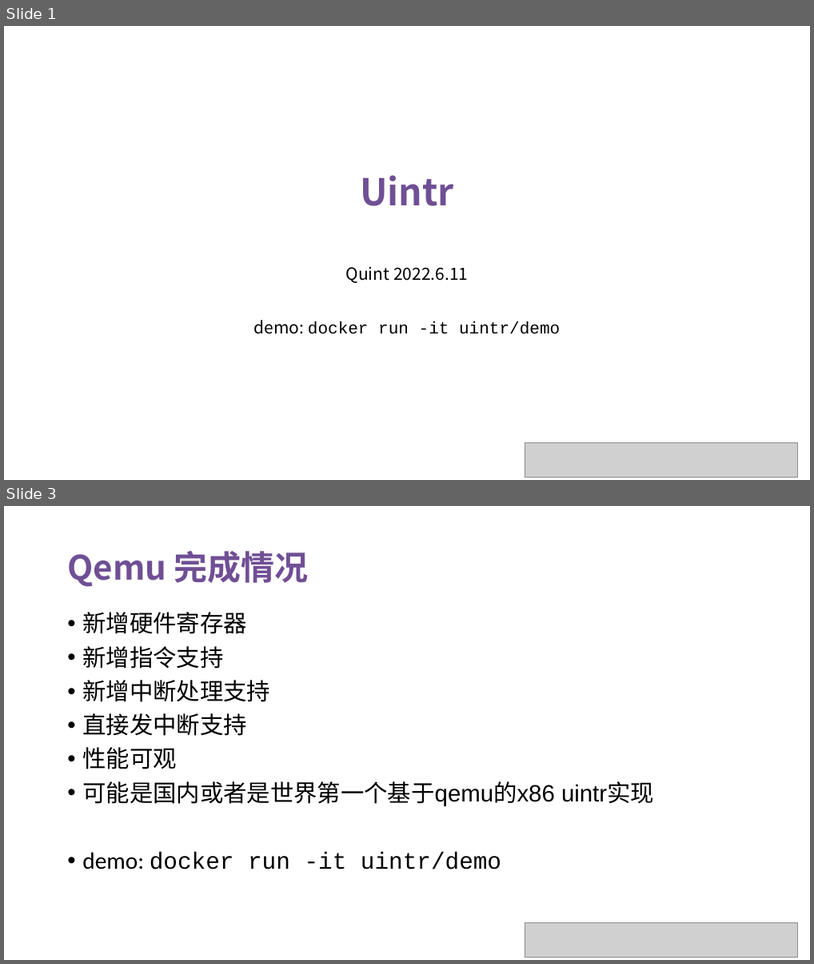
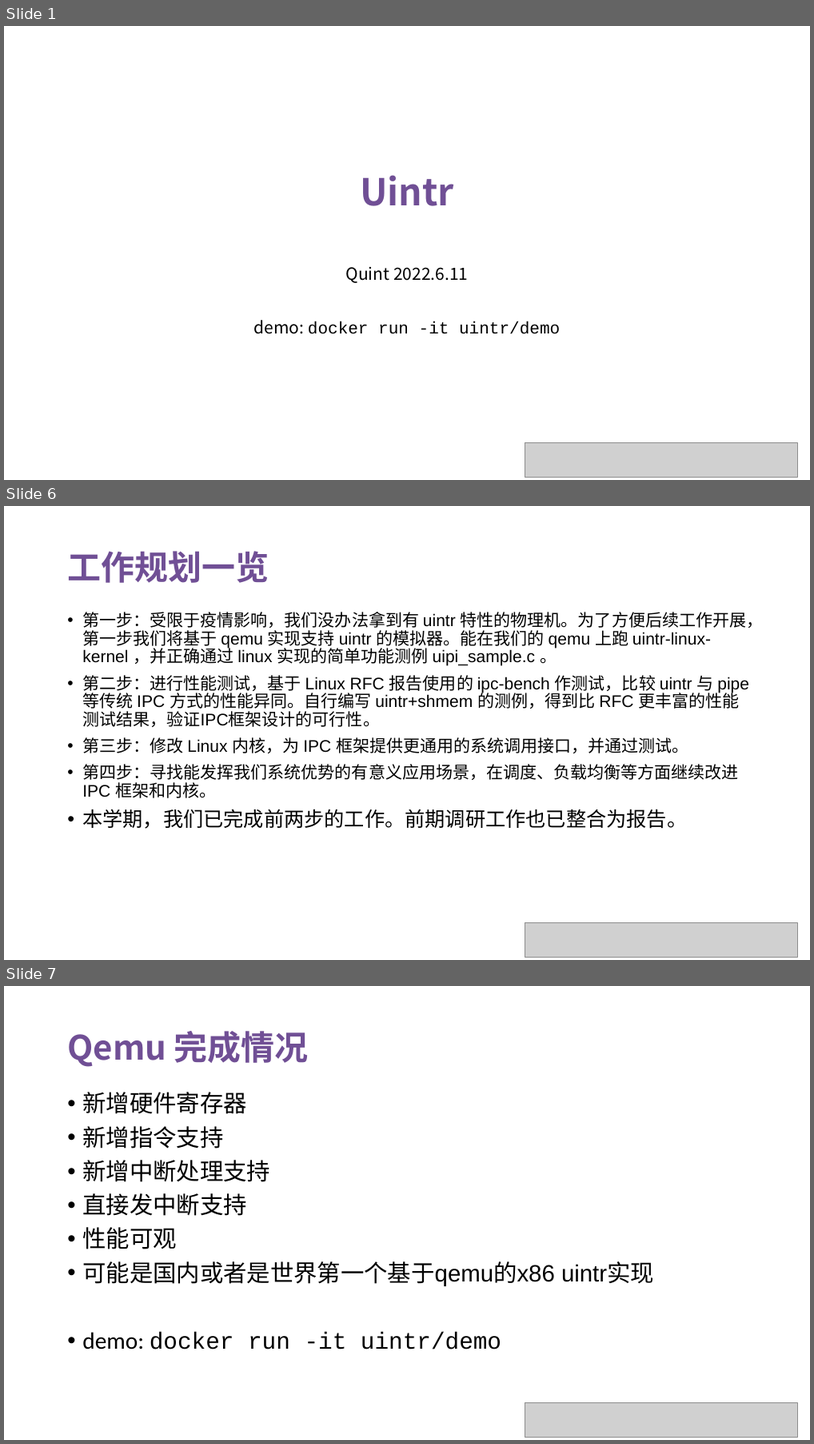
Before and after one commit to OS-F-4/usr-intr, a slide deck: ppt/2022-6-11.pptx. Shown one above the other, each under a label of ours: slides 1 and 3 before the commit, slides 1, 6 and 7 after it; the slides between them are not shown. The pictures are 814x964 and 814x1444 pixels, drawn with LibreOffice and Linux fonts; fonts in the diff are those of the drawing; grey boxes stand for pictures. Boxes give left, top, right and bottom in pixels: in the first picture for what was removed or moved away, otherwise in the second. Text is boxed around its words. In the diff, an @@ line names an element or a change of style, - is before the commit and + after.

Commit message:
补充一些调研的产出文档，完善ppt和readme

```diff
--- a/ppt/2022-6-11.pptx
+++ b/ppt/2022-6-11.pptx
@@ slide 6 added at (x1=4, y1=506, x2=810, y2=960), background #FFFFFF @@
@@ text added at (x1=67, y1=551, x2=269, y2=583), 40 pt, text #704F95, bold @@
+工作规划一览
@@ text added at (x1=82, y1=612, x2=764, y2=828), 20 pt, text #000000 @@
+• 第一步：受限于疫情影响，我们没办法拿到有 uintr 特性的物理机。为了方便后续工作开展，第一步我们将基于 qemu 实现支持 uintr 的模拟器。能在我们的 qemu 上跑 uintr-linux-kernel ，并正确通过 linux 实现的简单功能测例 uipi_sample.c 。
+• 第二步：进行性能测试，基于 Linux RFC 报告使用的 ipc-bench 作测试，比较 uintr 与 pipe等传统 IPC 方式的性能异同。自行编写 uintr+shmem 的测例，得到比 RFC 更丰富的性能测试结果，验证IPC框架设计的可行性。
+• 第三步：修改 Linux 内核，为 IPC 框架提供更通用的系统调用接口，并通过测试。
+• 第四步：寻找能发挥我们系统优势的有意义应用场景，在调度、负载均衡等方面继续改进 IPC 框架和内核。
+• 本学期，我们已完成前两步的工作。前期调研工作也已整合为报告。
@@ picture added at (x1=526, y1=923, x2=798, y2=956) @@
@@ what was slide 3 is now slide 7 @@
```
Also in this commit, not shown: 2 slides changed, 3 other slides added, 5 other files.
